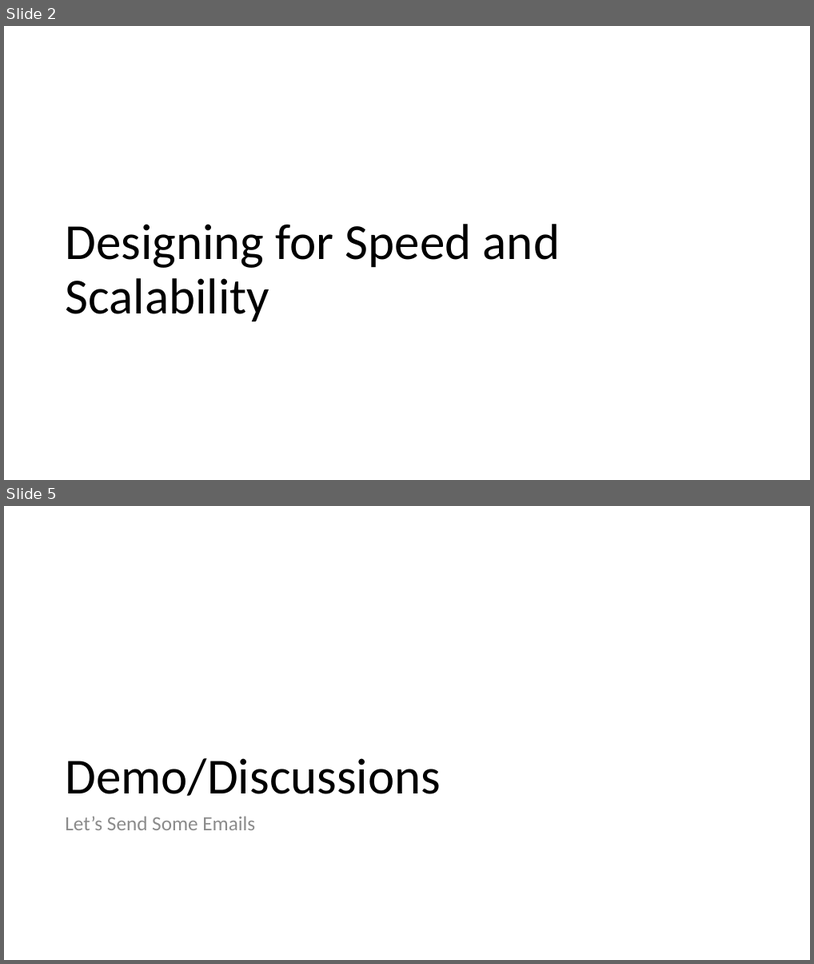
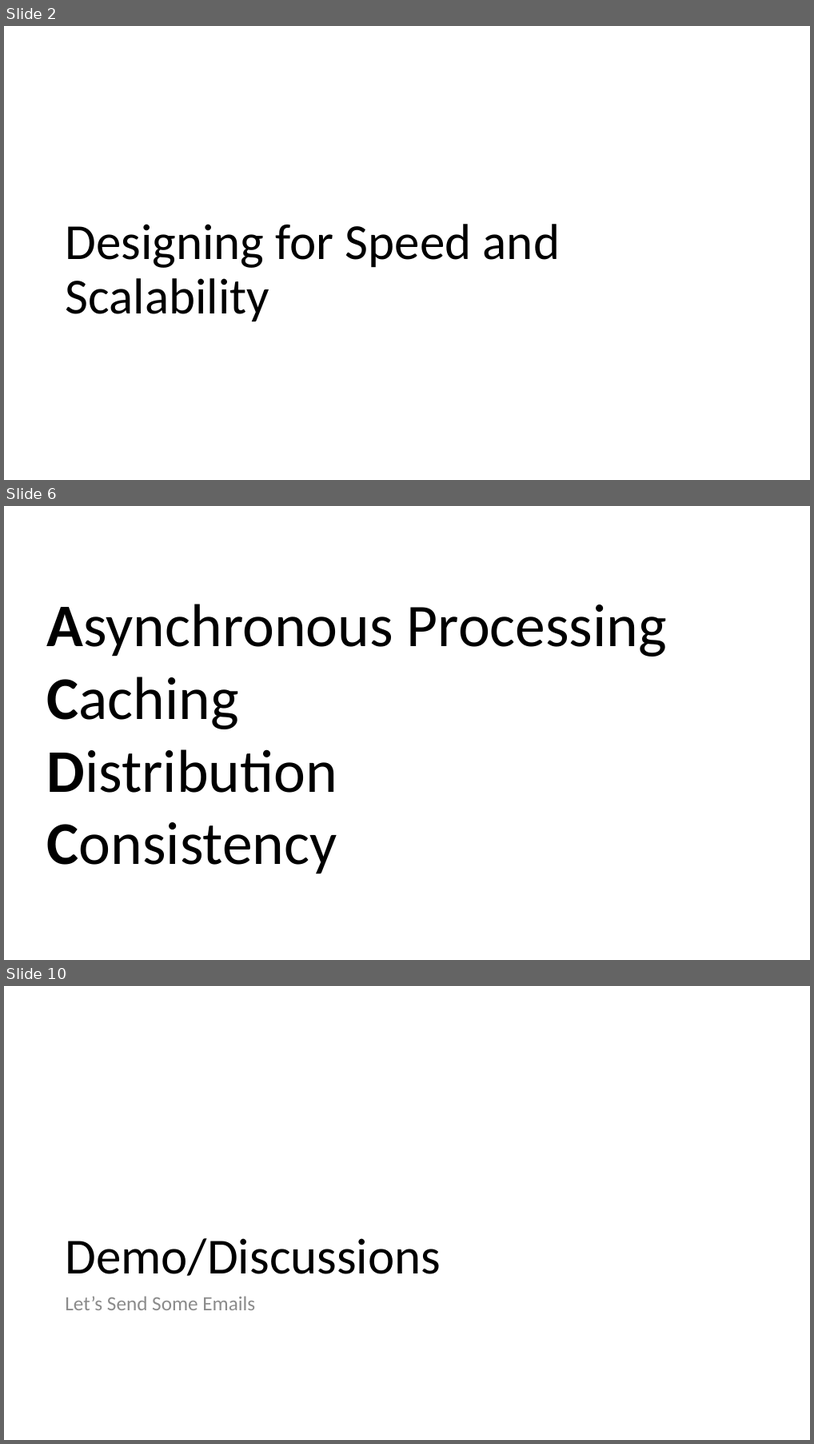
Before and after one commit to 1kevgriff/Workshop-ASPNETCore-Liftoff, a slide deck: Slides/02_DesignForSpeed.pptx. Shown one above the other, each under a label of ours: slides 2 and 5 before the commit, slides 2, 6 and 10 after it; the slides between them are not shown. The pictures are 814x964 and 814x1444 pixels, drawn with LibreOffice and Linux fonts; fonts in the diff are those of the drawing. Boxes give left, top, right and bottom in pixels: in the first picture for what was removed or moved away, otherwise in the second. Text is boxed around its words. In the diff, an @@ line names an element or a change of style, - is before the commit and + after.

```diff
--- a/Slides/02_DesignForSpeed.pptx
+++ b/Slides/02_DesignForSpeed.pptx
@@ slide 6 added at [4,506,810,960], background #FFFFFF @@
@@ text added at [47,604,667,874], 72 pt, text #000000 @@
+Asynchronous Processing
+Caching
+Distribution
+Consistency
@@ what was slide 5 is now slide 10 @@
```
Also in this commit, not shown: 2 slides changed, 15 other slides added, 4 slides removed, 6 other files.
